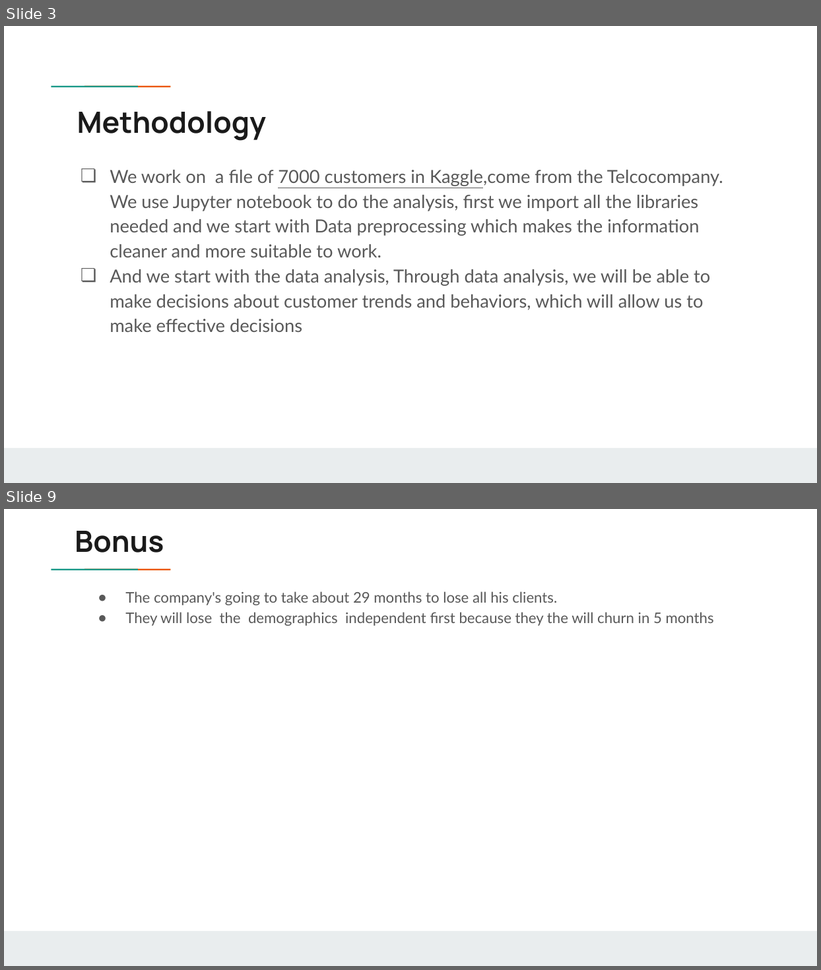
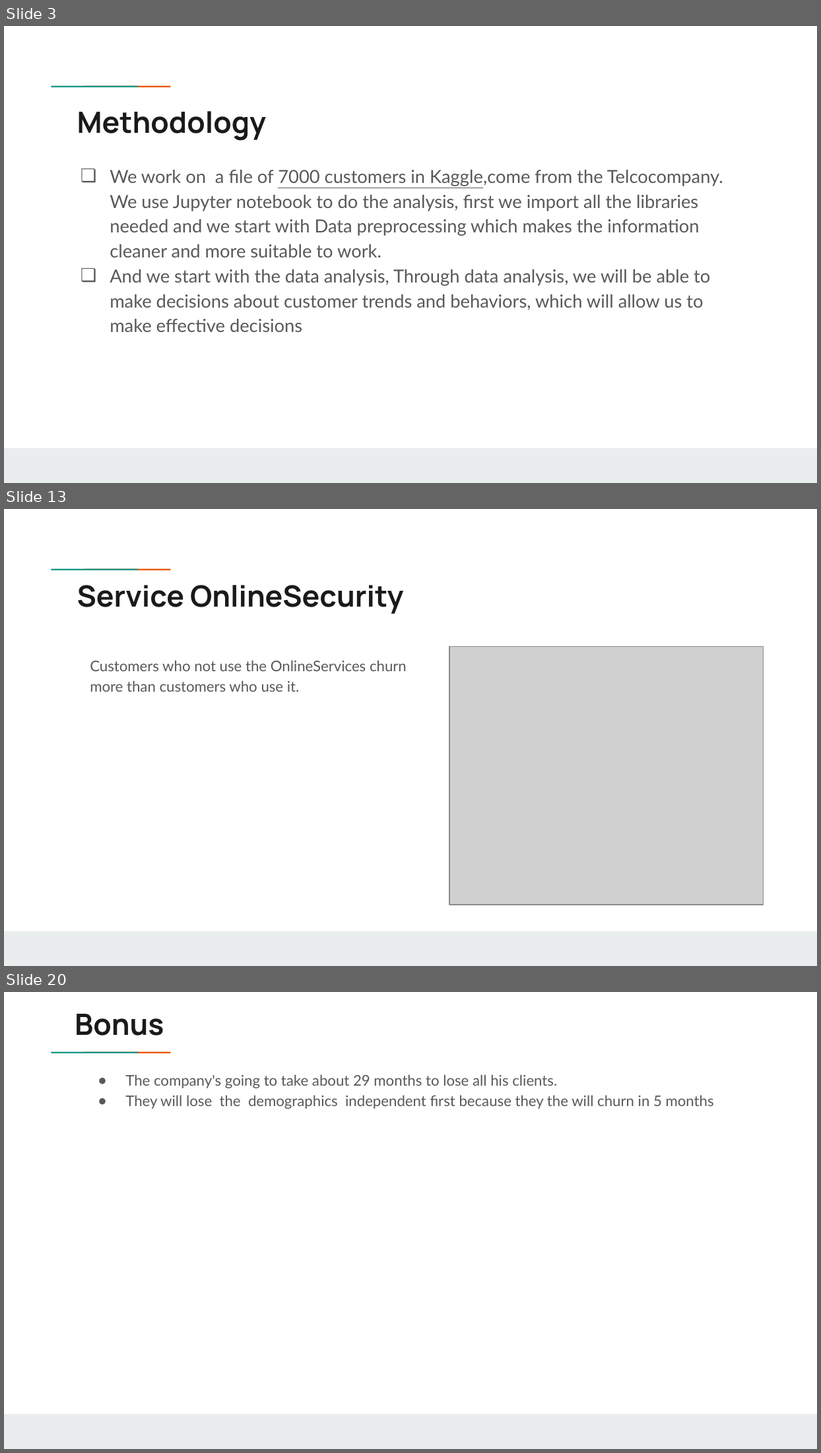
Before and after one commit to Chvava11/Bi_project_customer_churn, a slide deck: Result/Vanessa’s project .pptx. Shown one above the other, each under a label of ours: slides 3 and 9 before the commit, slides 3, 13 and 20 after it; the slides between them are not shown. The pictures are 821x970 and 821x1453 pixels, drawn with LibreOffice and Linux fonts; fonts in the diff are those of the drawing; grey boxes stand for pictures; background and template pictures are left out. Boxes give left, top, right and bottom in pixels: in the first picture for what was removed or moved away, otherwise in the second. Text is boxed around its words. In the diff, an @@ line names an element or a change of style, - is before the commit and + after.

```diff
--- a/Result/Vanessa’s project .pptx
+++ b/Result/Vanessa’s project .pptx
@@ slide 13 added at <box>4,509,817,966</box>, background #FFFFFF; not listed: 3 template elements that a slide beside it also shows @@
@@ title added at <box>77,585,403,614</box>, 26 pt, text #1A1A1A, bold @@
+Service OnlineSecurity
@@ picture added at <box>450,646,764,905</box> @@
@@ text added at <box>90,660,407,692</box>, 13 pt, text #595959 @@
+Customers who not use the OnlineServices churn more than customers who use it.
@@ what was slide 9 is now slide 20 @@
```
Also in this commit, not shown: 6 slides changed, 14 other slides added, 2 slides removed, 1 other file.
